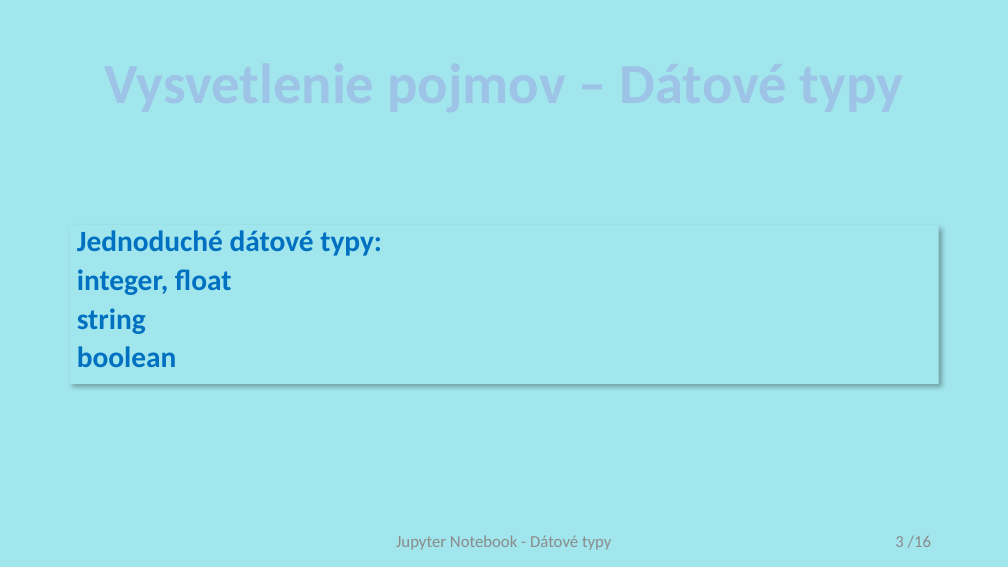
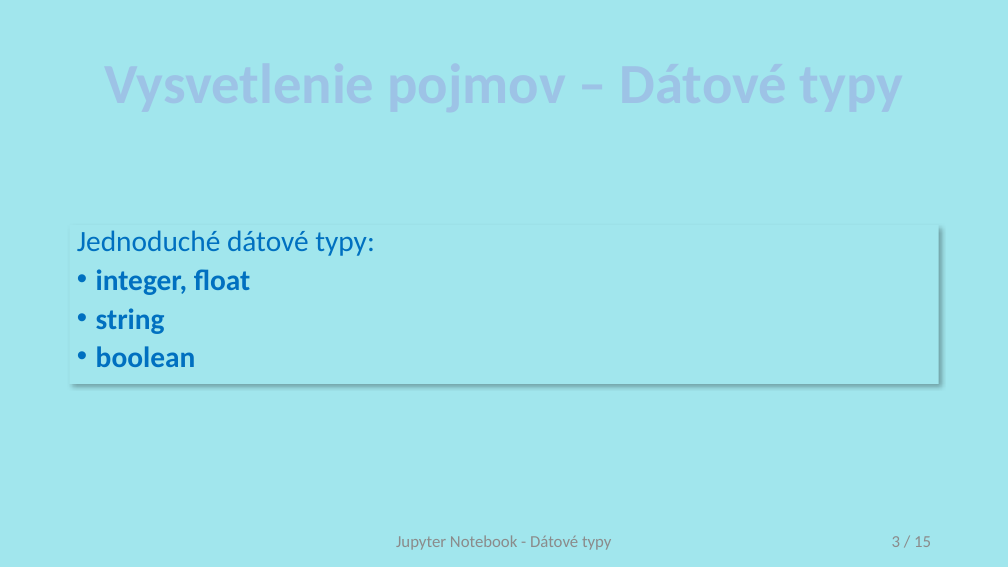
Before and after one commit to xcerni13/diplomova-praca, a slide deck: slide 3 of Prezentacie/3. Datove typy.pptx. Drawn at 1008x567 pixels with LibreOffice and Linux fonts; fonts in the diff are those of the drawing. Boxes give left, top, right and bottom in pixels: in the first picture for what was removed or moved away, otherwise in the second. Text is boxed around its words. In the diff, an @@ line names an element or a change of style, - is before the commit and + after.

```diff
--- a/Prezentacie/3. Datove typy.pptx
+++ b/Prezentacie/3. Datove typy.pptx
@@ text "Jednoduché dátové typy:" at [70,225,939,384]: bold off in "Jednoduché dátové typy:"; bullet none to • @@
@@ page number at [892,536,931,547]: text changed @@
-3 /16
+3 / 15
```
Also in this commit, not shown: 5 other slides changed, 1 slide removed, 9 other files.
